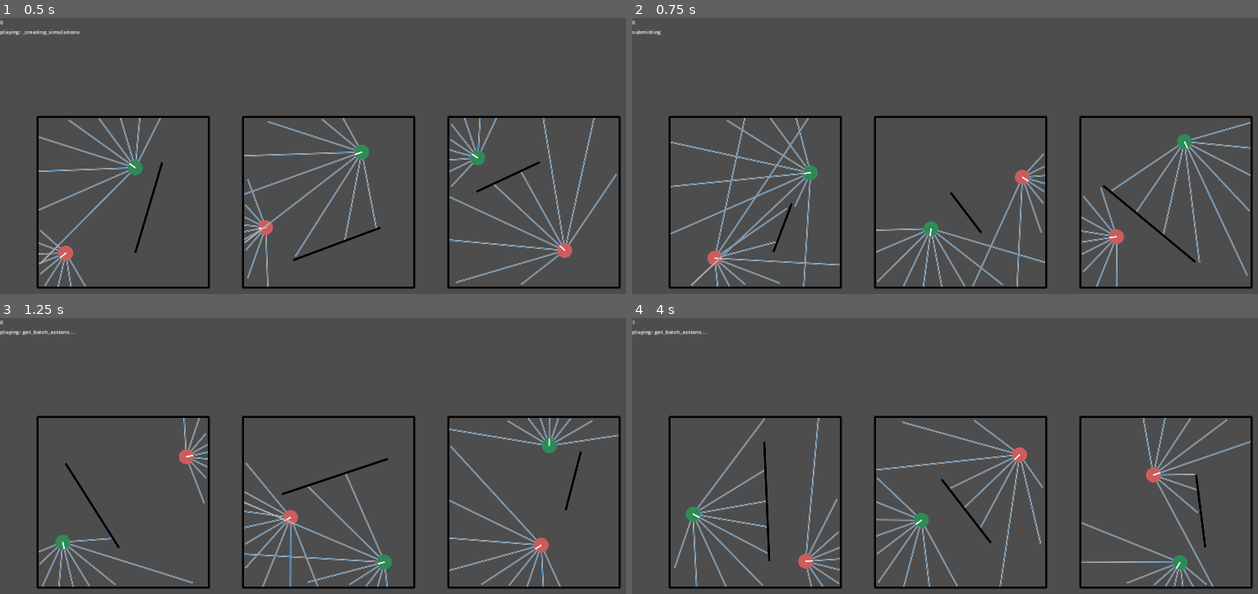
Above: before the commit, frames 1-4 (two rows, left to right).
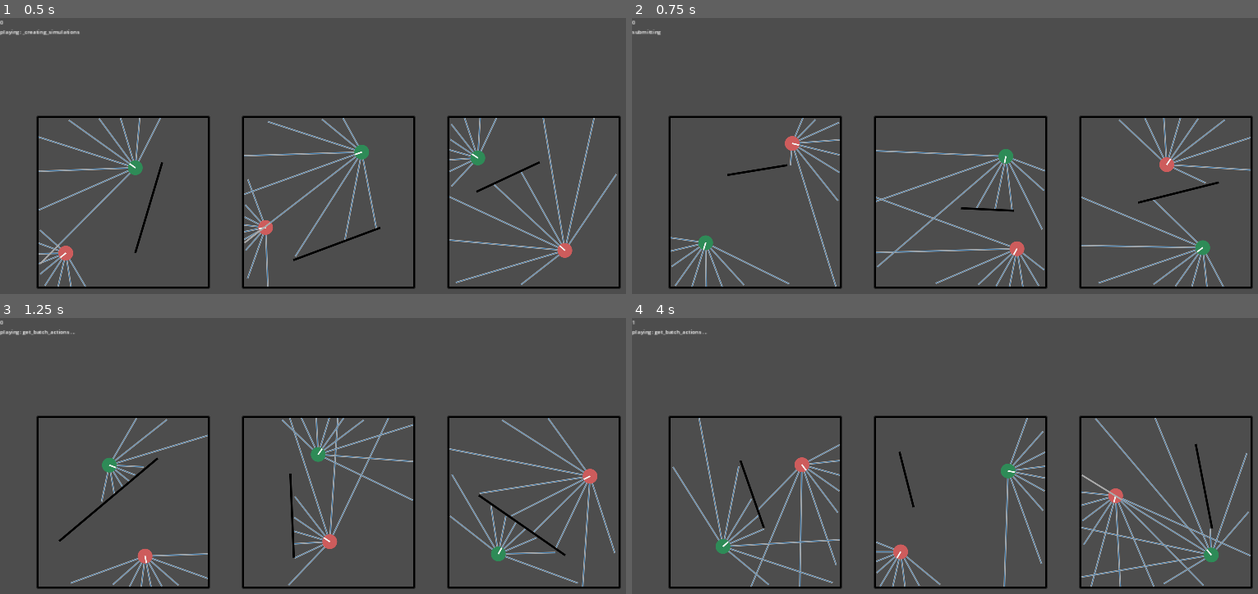
Above: after the commit, the same moments.

Repository: stokatyan/godot-ai
Game: Godot game, scene res://FindCoinGame/FCGEnv.tscn
Two runs of this game, one before a commit and one after it. Both use one fixed random seed, a clock stepped at 60 frames per second and the inputs below.
Inputs:
- Up to frame 1 (0.5 s): no input
- Up to frame 2 (0.75 s): tap Enter at 0.5 s; hold D from 0.53 s (still down); tap 2 at 0.6 s
- Up to frame 3 (1.25 s): keep holding D; tap Space at 0.77 s
- Up to frame 4 (4 s): tap Space at 1.25, 1.52, 2.75, 3.02, 3.77 s; release D at 1.28 s; hold S 1.28-2.03 s; tap 2 at 1.35, 2.3, 3.05, 3.8 s; tap Enter at 2, 3.5 s; hold D 2.03-2.78 s; tap 3 at 2.1 s; hold Up 2.78-3.53 s; tap O at 2.85 s; hold A from 3.53 s (still down); hold Enter from 3.53 s (still down)

Frame 1 is identical in both runs. In frame 2, 8.3% of the frame differs, in the area x 6-99%, y 36-98%; in frame 3, 7.7%; in frame 4, 8.5%.
Error in both runs: Cannot call method 'poll' on a null value. (res://AI/AIServerTCP.gd:40)

Commit message:
less teps

Diff:
--- a/godot-ai-client/FindCoinGame/FCGEnv.gd
+++ b/godot-ai-client/FindCoinGame/FCGEnv.gd
@@ -88,10 +88,10 @@
 	return FCGSimulation.new() as FCGSimulation
 
 func get_simulation_count() -> int:
-	return 50
+	return 60
 
 func get_steps_in_round() -> int:
-	return 55
+	return 36
 
 func get_state_dim(_agent_name: String) -> int:
 	if _agent_name == _example_sim.get_agent_names()[0]:
